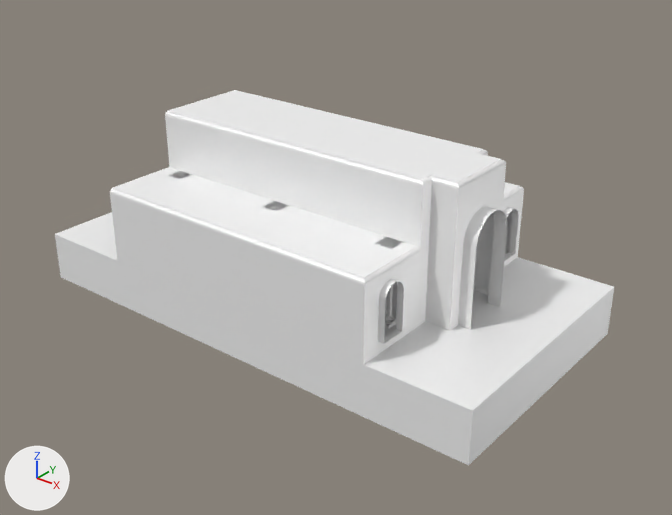
Two versions of the FBX model public/models/map.fbx, one commit apart.
Camera for both pictures: a camera (50 mm lens) standing at (0.21, -0.252, 0.159) and looking at (0.009, 0.0, 0.004). The lights are fixed; the arrows at lower left show +X, +Y and +Z. The picture after the commit comes second. Where no turn or scale is listed for an object, it has been applied to the vertices.
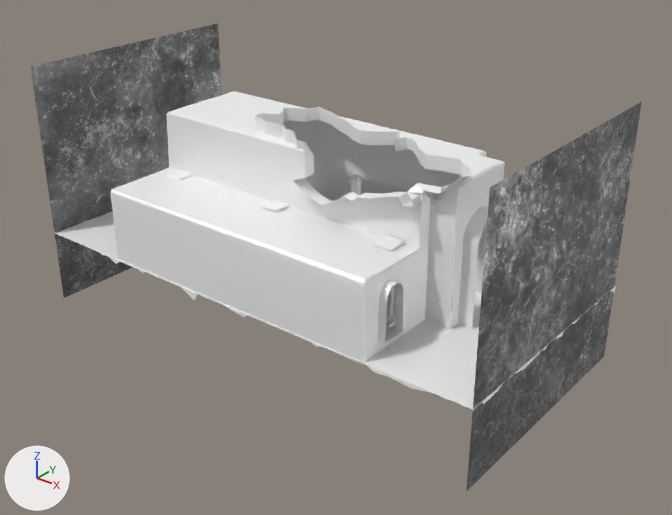
Pixel boxes [x1, y1, x2, y2] of what changed, in the pictures (672 x 515 px):
'pCube91', reshaped, moved
    before: [110, 90, 524, 365]
    after: [110, 91, 505, 365]
'pCube84', deleted
    before: [55, 212, 614, 465]
'pPlane45', added
    after: [466, 102, 642, 492]
'pPlane46', added
    after: [30, 23, 222, 298]
'polySurface31', added
    after: [54, 200, 616, 410]
'polySurface14', reshaped, moved (14% wider, 7% shorter)
    before: [375, 237, 403, 328]
    after: [373, 235, 405, 320]
'polySurface15', reshaped, moved
    before: [263, 201, 289, 211]
    after: [261, 200, 290, 213]
'polySurface11', reshaped, moved
    before: [168, 171, 193, 179]
    after: [167, 169, 193, 181]
part 2 of me_mesh_006, added
    after: [373, 235, 405, 320]
part 3 of me_mesh_006, deleted
    before: [375, 237, 403, 328]
part 4 of me_mesh_004, added
    after: [345, 172, 360, 195]
part 5 of me_mesh_007, added
    after: [261, 200, 290, 213]
part 6 of me_mesh_007, deleted (mostly hidden)
    before: [263, 201, 289, 211]
part 7 of me_mesh_003, added
    after: [167, 169, 193, 181]
part 8 of me_mesh_003, deleted (mostly hidden)
    before: [168, 171, 193, 179]

Patch to the scene script:
```diff
--- a/public/models/map.fbx.py
+++ b/public/models/map.fbx.py
@@ mat_metal_painted_mat @@
+mat_metal_painted_mat = bpy.data.materials.new('metal_painted_mat')
+# uses the picture img_metal_rough_normal_jpg
+# uses the picture img_metal_rough_roughness_jpg
@@ me_mesh_007 @@
-me_mesh_007.from_pydata(...)  # 125 vertices, 127 faces; spans x -0.0034..0.0034, y -0.0034..0.0034, z -0.015..0.015
+me_mesh_007.from_pydata(...)  # 233 vertices, 285 faces; spans x -0.0038..0.0038, y -0.0273..-0.0197, z 0.0013..0.0306
+# me_mesh_007 part 5: 233 vertices added at x -0.0038..0.0038, y -0.0273..-0.0197, z 0.0013..0.0306
+# me_mesh_007 part 6: 125 vertices removed from x -0.0034..0.0034, y -0.0034..0.0034, z -0.015..0.015
 me_mesh_007.materials.append(mat_stone_mat)
@@ me_mesh_004 @@
-me_mesh_004.from_pydata(...)  # 125 vertices, 127 faces; spans x -0.0034..0.0034, y -0.0034..0.0034, z -0.015..0.015
+me_mesh_004.from_pydata(...)  # 232 vertices, 290 faces; spans x -0.0038..0.0038, y 0.0196..0.0273, z 0.0013..0.0307
+# me_mesh_004 part 4: 232 vertices added at x -0.0038..0.0038, y 0.0196..0.0273, z 0.0013..0.0307
+# other edits to the shape of me_mesh_004 do not show in these pictures
 me_mesh_004.materials.append(mat_stone_mat)
@@ me_mesh_001 @@
-me_mesh_001.from_pydata(...)  # 229 vertices, 210 faces; spans x -0.0675..0.0675, y -0.05..0.05, z -0.025..0.0278
+me_mesh_001.from_pydata(...)  # 4312 vertices, 6272 faces; spans x -0.068..0.068, y -0.0501..0.055, z -0.0269..0.0309
+# me_mesh_001 part 1: 229 vertices removed from x -0.0675..0.0675, y -0.05..0.05, z -0.025..0.0278; 4312 vertices added at x -0.068..0.068, y -0.0501..0.055, z -0.0269..0.0309
 me_mesh_001.materials.append(mat_stone_mat)
@@ me_mesh_003 @@
-me_mesh_003.from_pydata(...)  # 125 vertices, 127 faces; spans x -0.0034..0.0034, y -0.0034..0.0034, z -0.015..0.015
+me_mesh_003.from_pydata(...)  # 254 vertices, 319 faces; spans x -0.0538..-0.0463, y -0.0272..-0.0196, z 0.0014..0.0306
+# me_mesh_003 part 7: 254 vertices added at x -0.0538..-0.0463, y -0.0272..-0.0196, z 0.0014..0.0306
+# me_mesh_003 part 8: 125 vertices removed from x -0.0034..0.0034, y -0.0034..0.0034, z -0.015..0.015
 me_mesh_003.materials.append(mat_stone_mat)
@@ me_mesh_006 @@
-me_mesh_006.from_pydata(...)  # 125 vertices, 127 faces; spans x -0.0034..0.0034, y -0.0034..0.0034, z -0.015..0.015
+me_mesh_006.from_pydata(...)  # 242 vertices, 309 faces; spans x 0.0462..0.0537, y -0.0272..-0.0196, z 0.0013..0.0306
+# me_mesh_006 part 2: 242 vertices added at x 0.0462..0.0537, y -0.0272..-0.0196, z 0.0013..0.0306
+# me_mesh_006 part 3: 125 vertices removed from x -0.0034..0.0034, y -0.0034..0.0034, z -0.015..0.015
 me_mesh_006.materials.append(mat_stone_mat)
@@ ob_pcube84 @@
-ob_pcube84 = bpy.data.objects.new('pCube84', me_mesh)
@@ ob_polysurface15 @@
 ob_polysurface15 = bpy.data.objects.new('polySurface15', me_mesh_007)
-ob_polysurface15.location = (0.0, -0.0234, 0.015)
+ob_polysurface15.location = (0.0, 0.0, 0.0)
@@ ob_pcube91 @@
 ob_pcube91 = bpy.data.objects.new('pCube91', me_mesh_001)
-ob_pcube91.location = (0.0075, 0.0, 0.025)
+ob_pcube91.location = (0.0075, 0.0, 0.0264)
@@ ob_polysurface11 @@
 ob_polysurface11 = bpy.data.objects.new('polySurface11', me_mesh_003)
-ob_polysurface11.location = (-0.05, -0.0234, 0.015)
+ob_polysurface11.location = (0.0, 0.0, 0.0)
@@ ob_polysurface14 @@
 ob_polysurface14 = bpy.data.objects.new('polySurface14', me_mesh_006)
-ob_polysurface14.location = (0.05, -0.0234, 0.015)
+ob_polysurface14.location = (0.0, 0.0, 0.0)
@@ ob_polysurface31 @@
+ob_polysurface31 = bpy.data.objects.new('polySurface31', me_mesh_006_1)  # 533 vertices, 769 faces; spans x -0.1..0.1, y -0.05..0.051, z -0.003..0.001; in mat_stone_mat (white #ffffff)
+ob_polysurface31.location = (0.0, 0.0, 0.0)
@@ ob_pplane45 @@
+ob_pplane45 = bpy.data.objects.new('pPlane45', me_mesh_010)  # 4 vertices, 1 face; spans x 0.0, y -0.05..0.05, z -0.05..0.05
+ob_pplane45.location = (0.1, 0.0, 0.02)
@@ ob_pplane46 @@
+ob_pplane46 = bpy.data.objects.new('pPlane46', me_mesh_011)  # 4 vertices, 1 face; spans x 0.0, y -0.05..0.05, z -0.05..0.05
+ob_pplane46.location = (-0.1, 0.0, 0.02)
```
